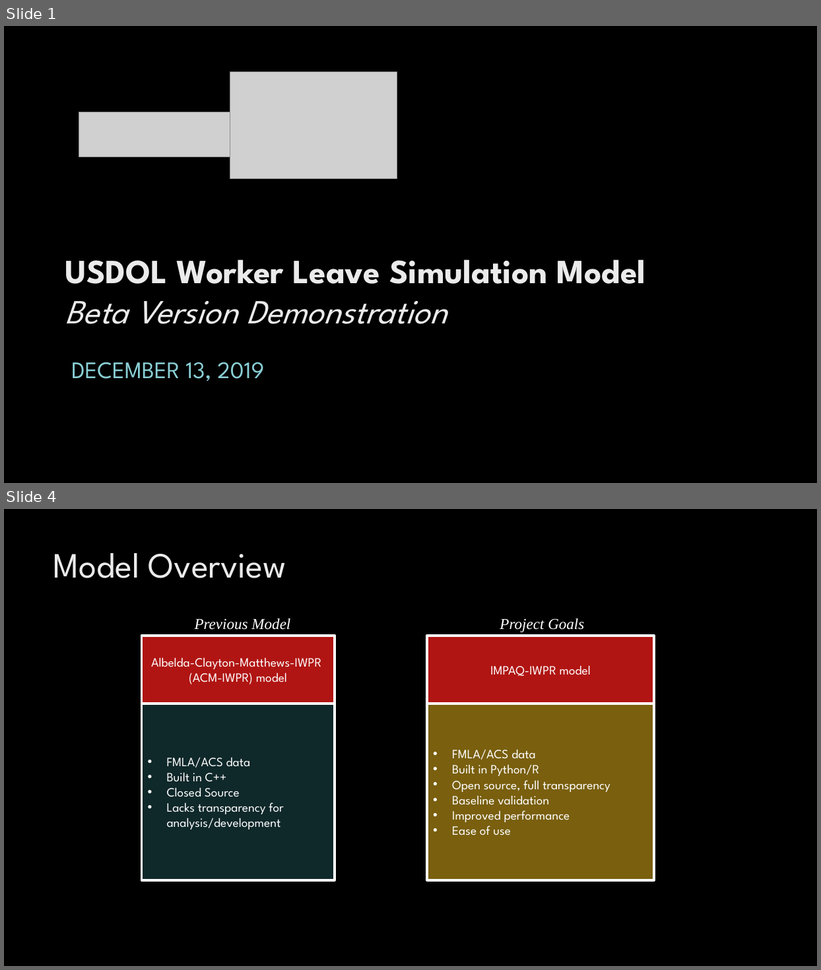
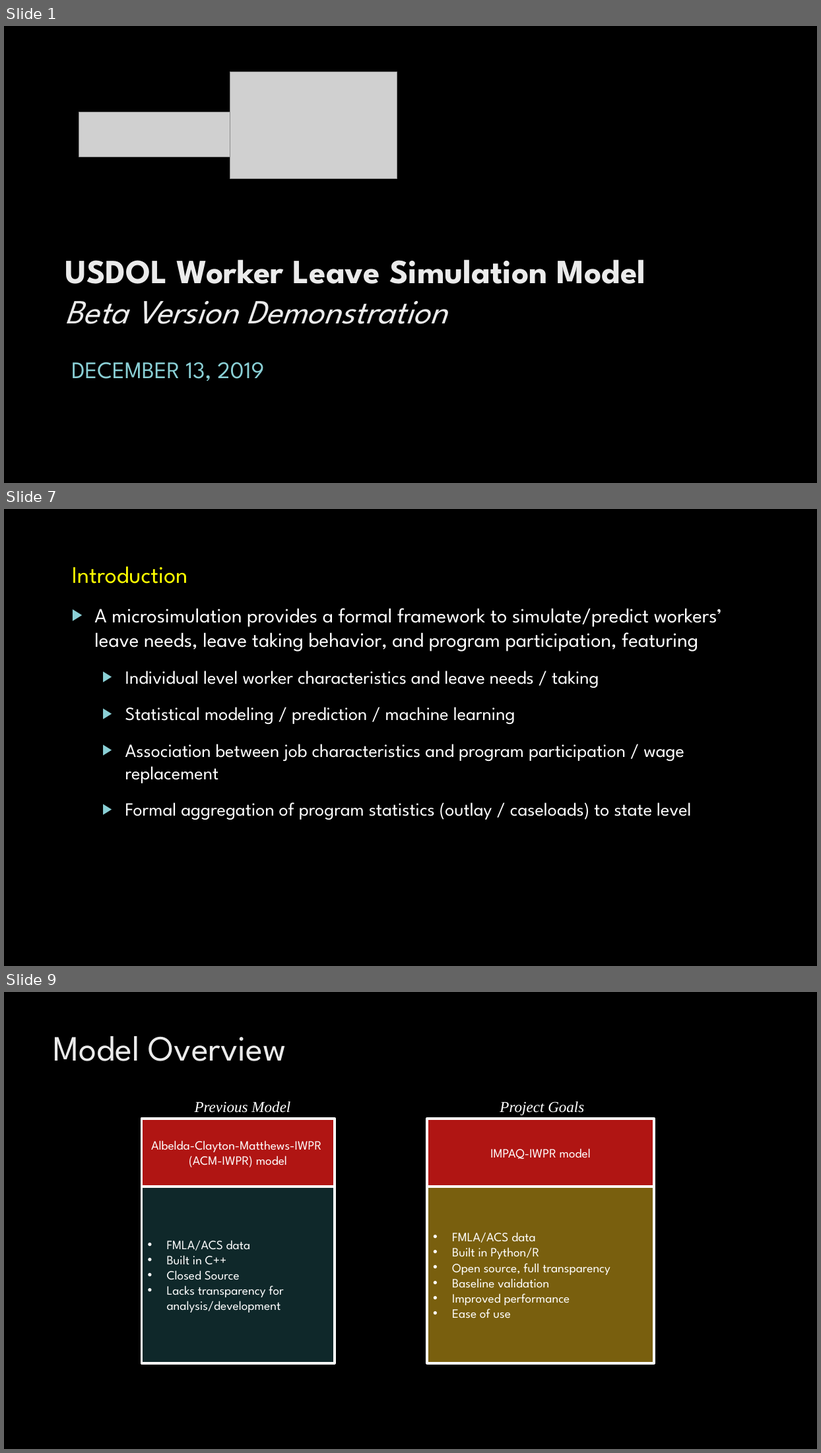
Before and after one commit to m-trinh/microsim, a slide deck: draft/demo_external_20191213/121319 Microsim Demonstration_cz_lp.pptx. Shown one above the other, each under a label of ours: slides 1 and 4 before the commit, slides 1, 7 and 9 after it; the slides between them are not shown. The pictures are 821x970 and 821x1453 pixels, drawn with LibreOffice and Linux fonts; fonts in the diff are those of the drawing; grey boxes stand for pictures; background and template pictures are left out. Boxes give left, top, right and bottom in pixels: in the first picture for what was removed or moved away, otherwise in the second. Text is boxed around its words. In the diff, an @@ line names an element or a change of style, - is before the commit and + after.

```diff
--- a/draft/demo_external_20191213/121319 Microsim Demonstration_cz_lp.pptx
+++ b/draft/demo_external_20191213/121319 Microsim Demonstration_cz_lp.pptx
@@ slide 7 added at bbox=[4, 509, 817, 966], background picture (left out) @@
@@ text added at bbox=[72, 566, 722, 820], 22 pt, text #FFFFFF @@
+    Introduction
+    ▶ A microsimulation provides a formal framework to simulate/predict workers’ leave needs, leave taking behavior, and program participation, featuring
+      ▶ Individual level worker characteristics and leave needs / taking
+      ▶ Statistical modeling / prediction / machine learning
+      ▶ Association between job characteristics and program participation / wage replacement
+      ▶ Formal aggregation of program statistics (outlay / caseloads) to state level
@@ what was slide 4 is now slide 9 @@
```
Also in this commit, not shown: 15 slides changed, 6 other slides added, 3 slides removed, 11 other files.
